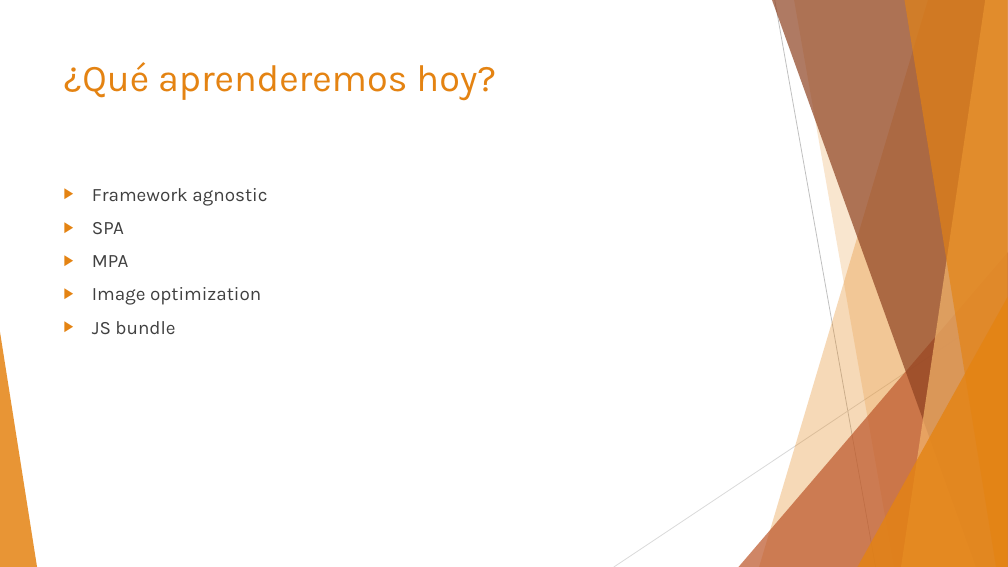
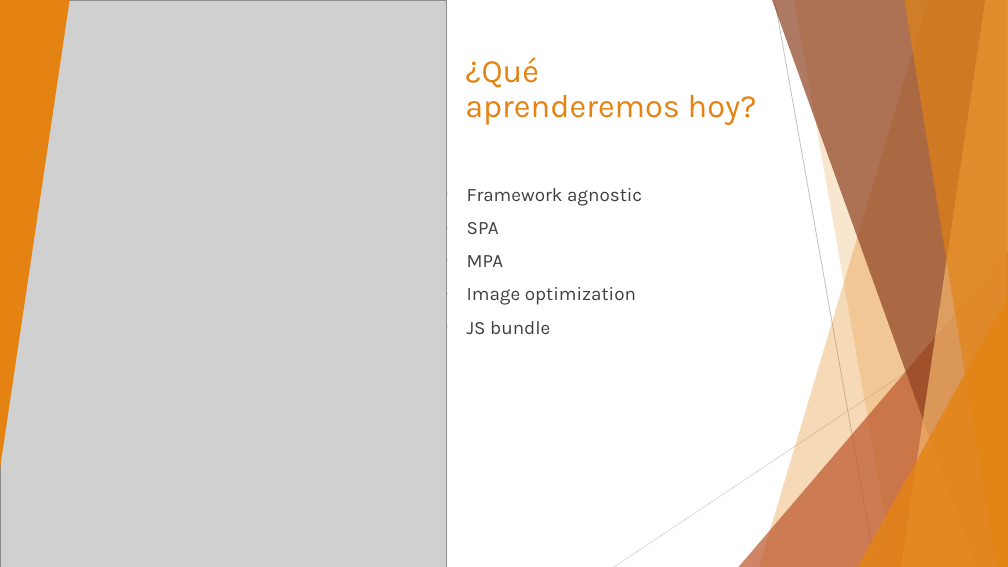
Before and after one commit to jofaval/talks-about, a slide deck: slide 4 of frontend/astro/rocket-man-an-astro-introduction/rocket-man-an-astro-introduction.es.slides.pptx. Drawn at 1008x567 pixels with LibreOffice and Linux fonts; fonts in the diff are those of the drawing; grey boxes stand for pictures. Boxes give left, top, right and bottom in pixels: in the first picture for what was removed or moved away, otherwise in the second. Text is boxed around its words. In the diff, an @@ line names an element or a change of style, - is before the commit and + after.

```diff
--- a/frontend/astro/rocket-man-an-astro-introduction/rocket-man-an-astro-introduction.es.slides.pptx
+++ b/frontend/astro/rocket-man-an-astro-introduction/rocket-man-an-astro-introduction.es.slides.pptx
@@ picture added at (0,0,446,567) @@
@@ triangle added at (0,0,70,469), fill #E48312 @@
@@ title "¿Qué aprenderemos hoy?": place and size @@
-title "¿Qué aprenderemos hoy?" at (64,62,496,101)
+title "¿Qué aprenderemos hoy?" at (465,57,757,125)
@@ title "¿Qué aprenderemos hoy?" at (465,57,757,125): size 36 to 31 pt; line spacing 1 to 0.9 @@
@@ text "Framework agnostic": place and size @@
-text "Framework agnostic" at (92,188,267,334)
+text "Framework agnostic" at (467,188,642,334)
```
Also in this commit, not shown: 3 other slides changed, 1 slide added, 2 other files.
